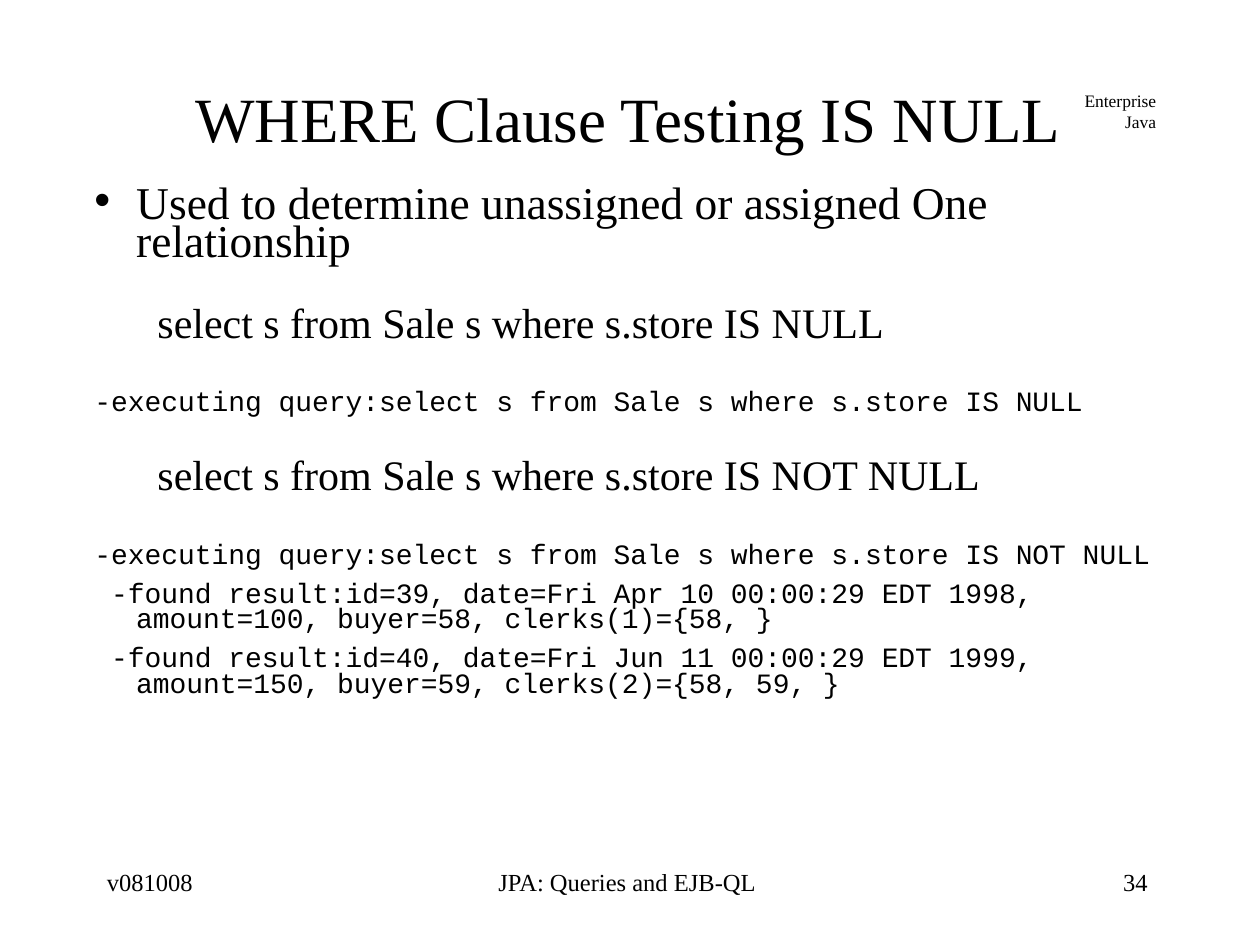
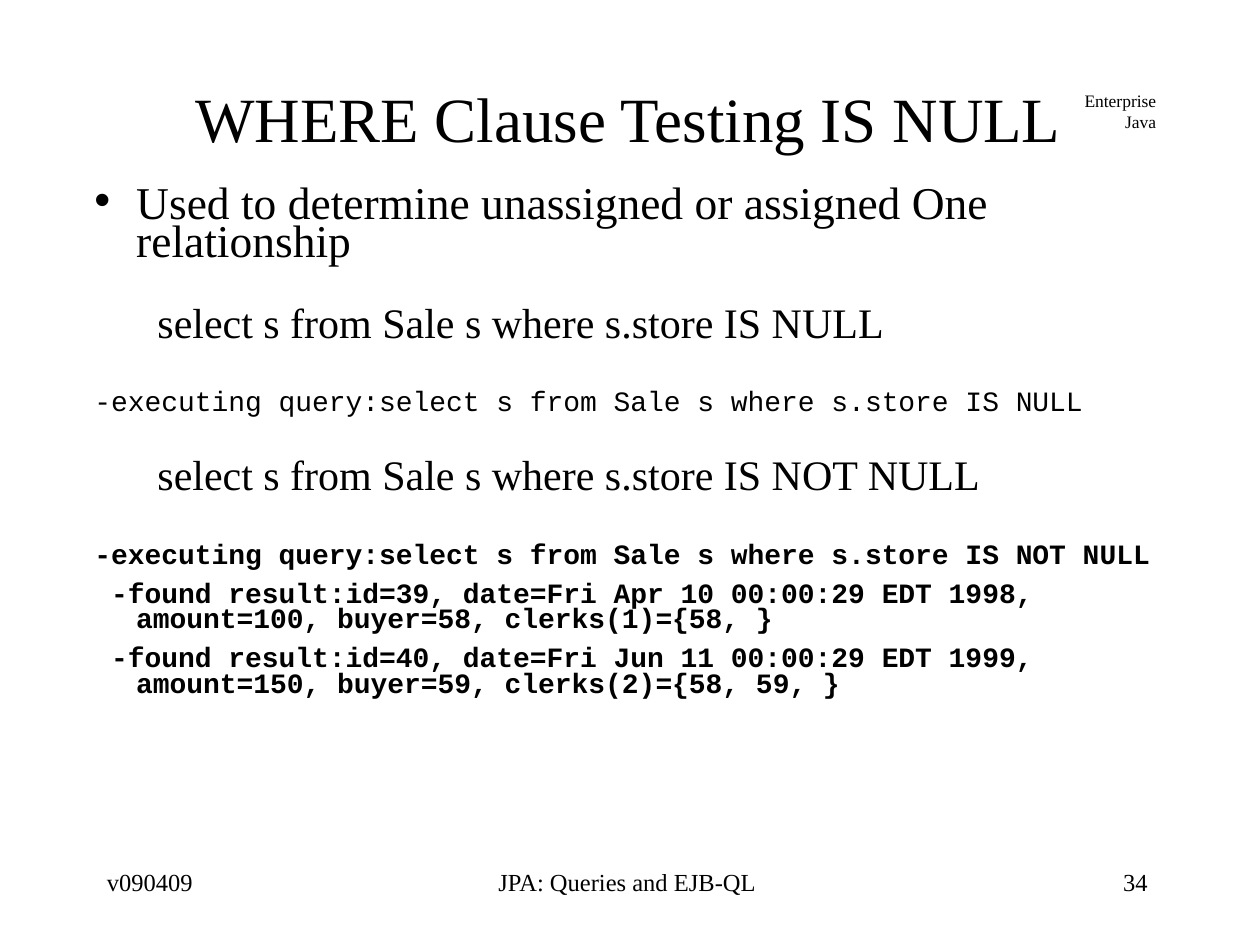
Before and after one commit to jcstaff/ejava-javaee, a slide deck: slide 34 of ormEJBQL/src/site/resources/lectures/ormEJBQL.ppt. Drawn at 1260x945 pixels with LibreOffice and Linux fonts; fonts in the diff are those of the drawing. Boxes give left, top, right and bottom in pixels: in the first picture for what was removed or moved away, otherwise in the second. Text is boxed around its words. In the diff, an @@ line names an element or a change of style, - is before the commit and + after.

```diff
--- a/ormEJBQL/src/site/resources/lectures/ormEJBQL.ppt
+++ b/ormEJBQL/src/site/resources/lectures/ormEJBQL.ppt
@@ text at <box>94,544,1150,699</box>: bold on in "-executing query:select s from Sale s where ...", "-found result:id=39, date=Fri Apr 10 00:00:29 EDT ...", "-found result:id=40, date=Fri Jun 11 00:00:29 EDT ..." @@
@@ text at <box>107,874,193,892</box>: text changed @@
-v081008
+v090409
```
Also in this commit, not shown: 54 other slides changed, 2 other files.
